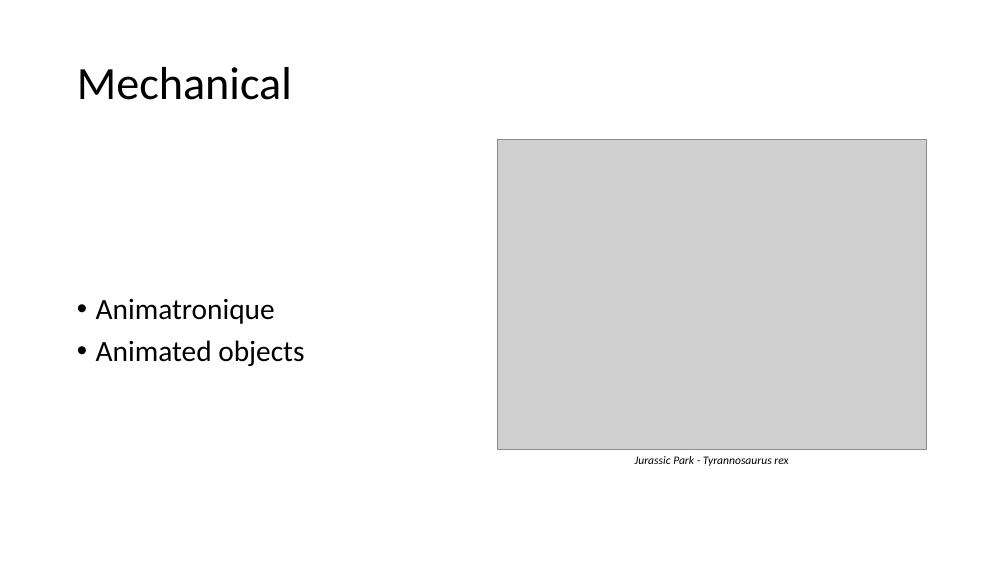
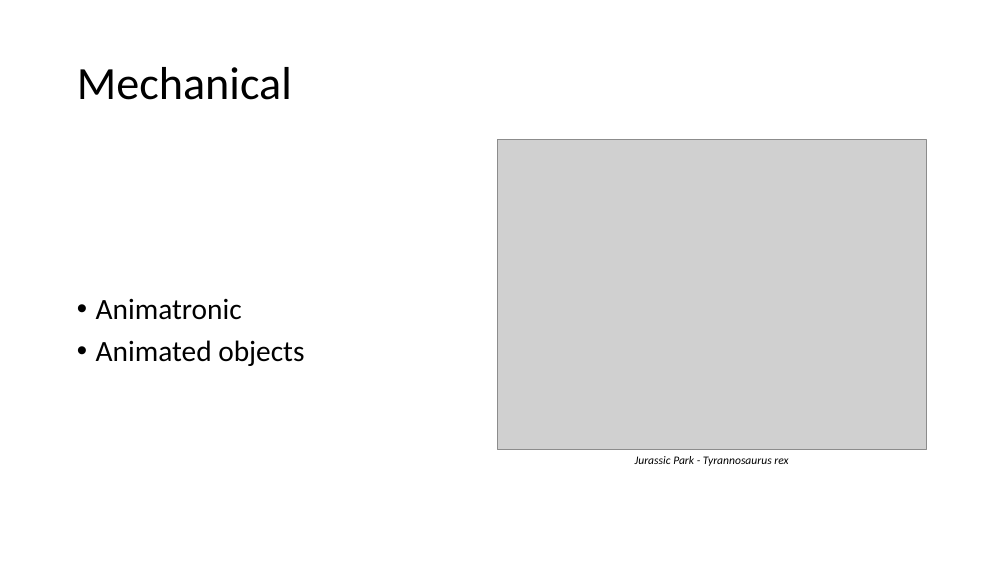
Before and after one commit to Zittoone/l3-info-luminy, a slide deck: slide 4 of Anglais/Special effects in the cinema.pptx. Drawn at 1008x567 pixels with LibreOffice and Linux fonts; fonts in the diff are those of the drawing; grey boxes stand for pictures. Boxes give left, top, right and bottom in pixels: in the first picture for what was removed or moved away, otherwise in the second. Text is boxed around its words. In the diff, an @@ line names an element or a change of style, - is before the commit and + after.

```diff
--- a/Anglais/Special effects in the cinema.pptx
+++ b/Anglais/Special effects in the cinema.pptx
@@ text at box(96, 298, 242, 320): text changed @@
-• Animatronique
+• Animatronic
```
Also in this commit, not shown: 2 other slides changed, 43 other files.
